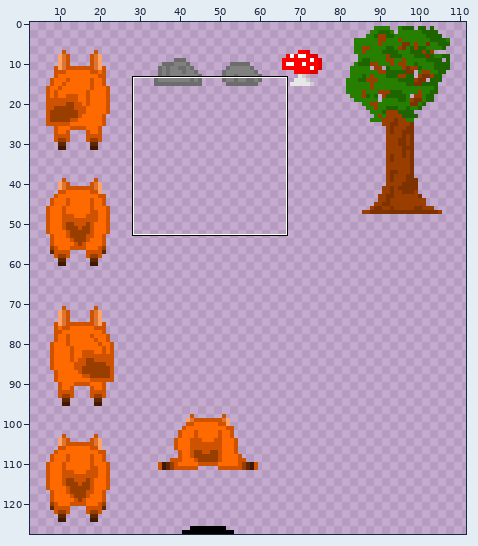
Two states of a sprite sheet, spriteSheet.png. The first picture is a wide view before the edit; the outline marks the close-up.
Close-up. Earlier state:
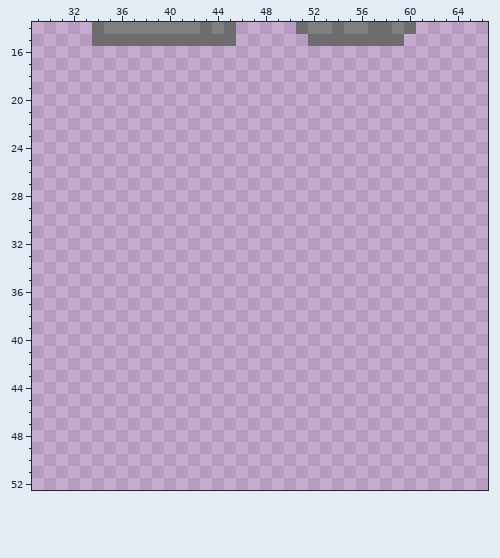
The file is 128x128 pixels. Colours within 5 levels of each other are drawn and written as one. Shown: x 29..66, y 14..52. The wide view leaves out empty margins. The commit also changed other parts of the picture, which this record leaves out.
And afterwards:
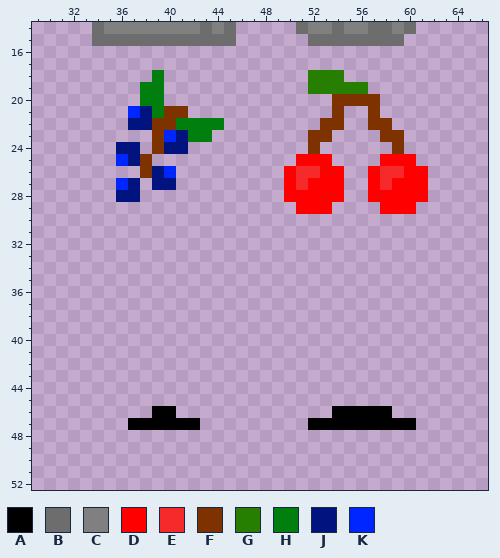
Palette (. is transparent): A #000000  B #6d6d6d  C #808080  D #ff0000  E #f62a2a  F #7d3200  G #267f00  H #007f0e  J #00137f  K #0026ff
Change:
{"y":18,"x":39,"old":".","new":"H"}
{"y":18,"x":52,"old":"...","new":"GGG"}
{"y":19,"x":38,"old":"..","new":"HH"}
{"y":19,"x":52,"old":".....","new":"GGGGG"}
{"y":20,"x":38,"old":"..","new":"HH"}
{"y":20,"x":54,"old":"....","new":"FFFF"}
{"y":21,"x":37,"old":".....","new":"KJHFF"}
{"y":21,"x":54,"old":".","new":"F"}
{"y":21,"x":57,"old":".","new":"F"}
{"y":22,"x":37,"old":"........","new":"JJFFHHHH"}
{"y":22,"x":53,"old":"..","new":"FF"}
{"y":22,"x":57,"old":"..","new":"FF"}
{"y":23,"x":39,"old":".....","new":"FKJHH"}
{"y":23,"x":52,"old":"..","new":"FF"}
{"y":23,"x":58,"old":"..","new":"FF"}
{"y":24,"x":36,"old":"..","new":"JJ"}
{"y":24,"x":39,"old":"...","new":"FJJ"}
{"y":24,"x":52,"old":".","new":"F"}
{"y":24,"x":59,"old":".","new":"F"}
{"y":25,"x":36,"old":"...","new":"KJF"}
{"y":25,"x":51,"old":"...","new":"DDD"}
{"y":25,"x":58,"old":"...","new":"DDD"}
{"y":26,"x":38,"old":"...","new":"FJK"}
{"y":26,"x":50,"old":".....","new":"DEEDD"}
{"y":26,"x":57,"old":".....","new":"DEEDD"}
{"y":27,"x":36,"old":"..","new":"KJ"}
{"y":27,"x":39,"old":"..","new":"JJ"}
{"y":27,"x":50,"old":".....","new":"DEDDD"}
{"y":27,"x":57,"old":".....","new":"DEDDD"}
{"y":28,"x":36,"old":"..","new":"JJ"}
{"y":28,"x":50,"old":".....","new":"DDDDD"}
{"y":28,"x":57,"old":".....","new":"DDDDD"}
{"y":29,"x":51,"old":"...","new":"DDD"}
{"y":29,"x":58,"old":"...","new":"DDD"}
{"y":46,"x":39,"old":"..","new":"AA"}
{"y":46,"x":54,"old":".....","new":"AAAAA"}
{"y":47,"x":37,"old":"......","new":"AAAAAA"}
{"y":47,"x":52,"old":".........","new":"AAAAAAAAA"}
